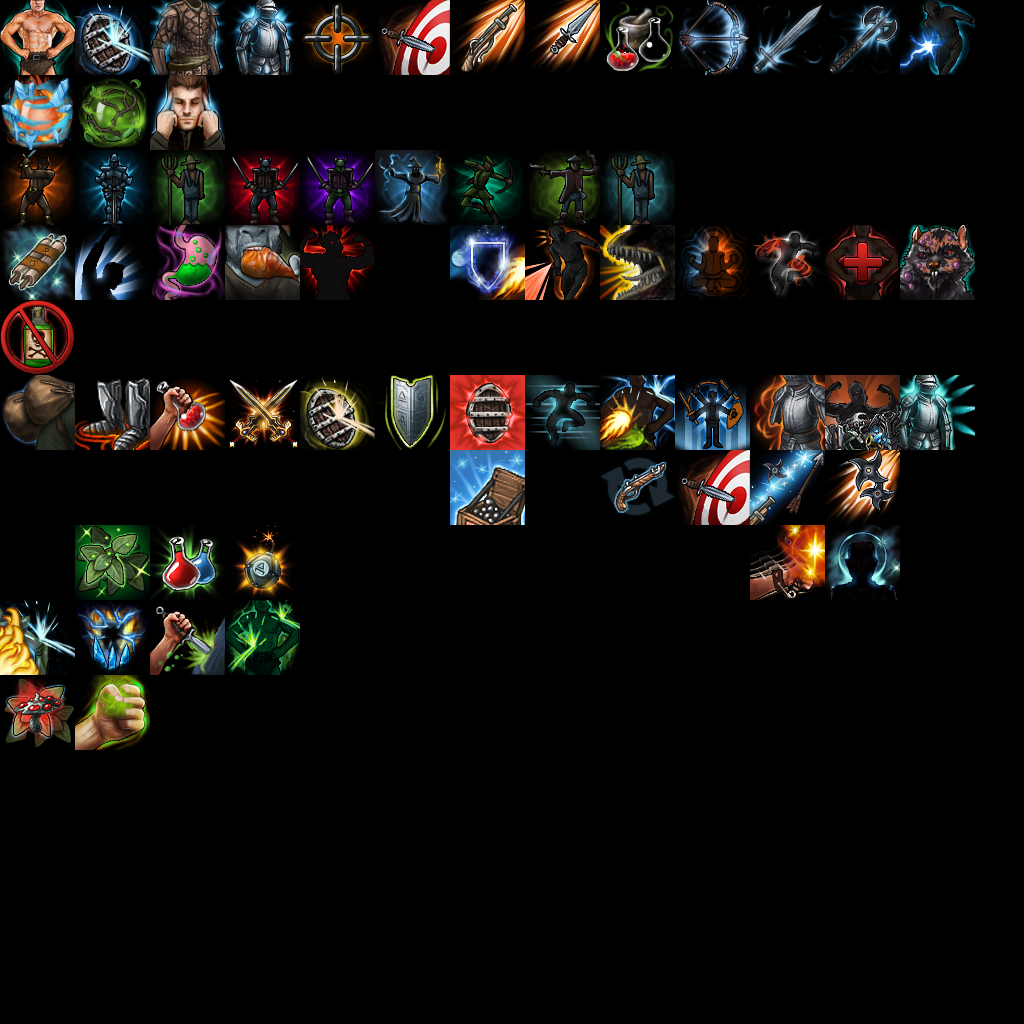
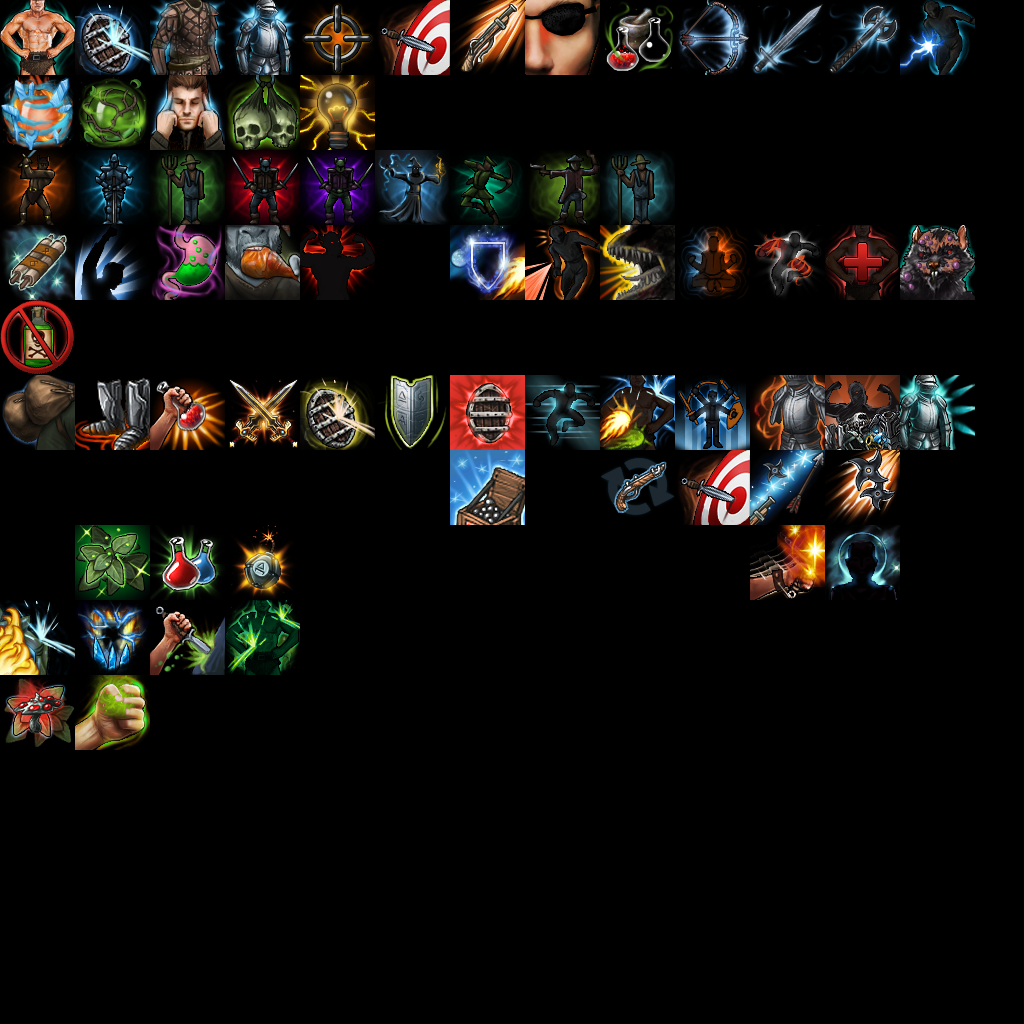
Layered file, before and after one edit (w=1024, h=1024). Changes by layer:
painted on "Layer 4" over [225, 0, 600, 150]
